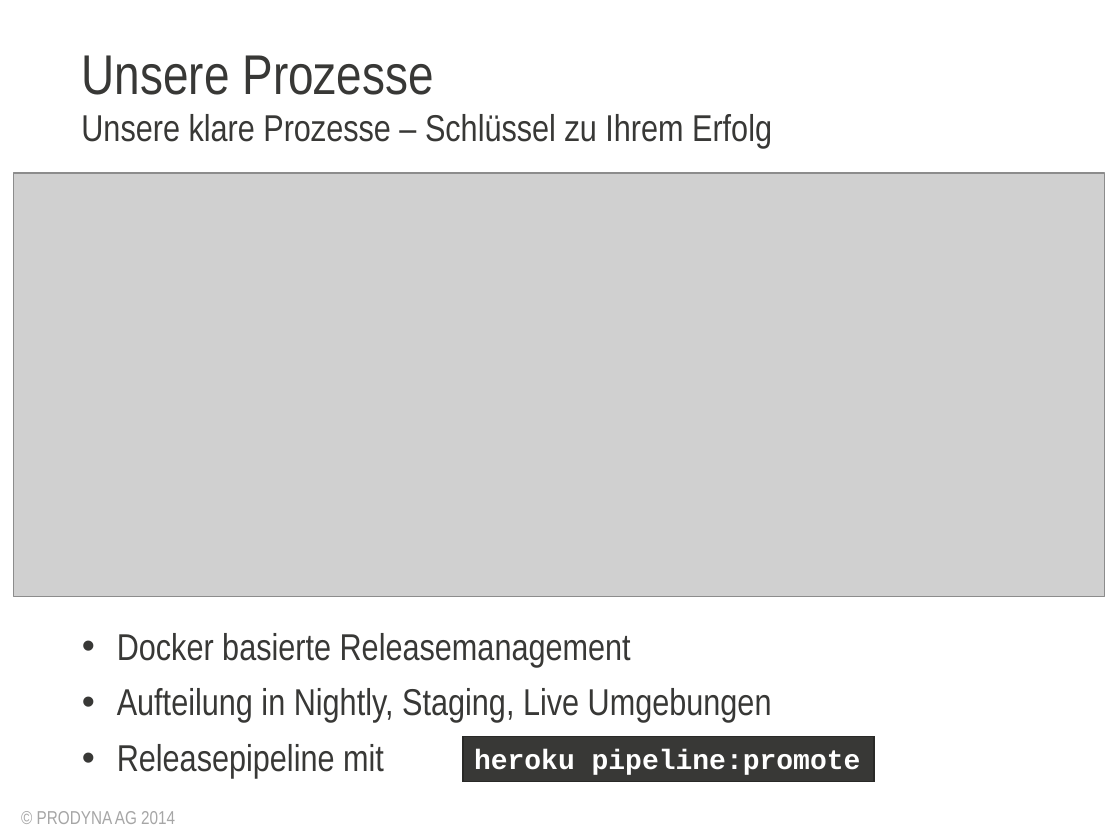
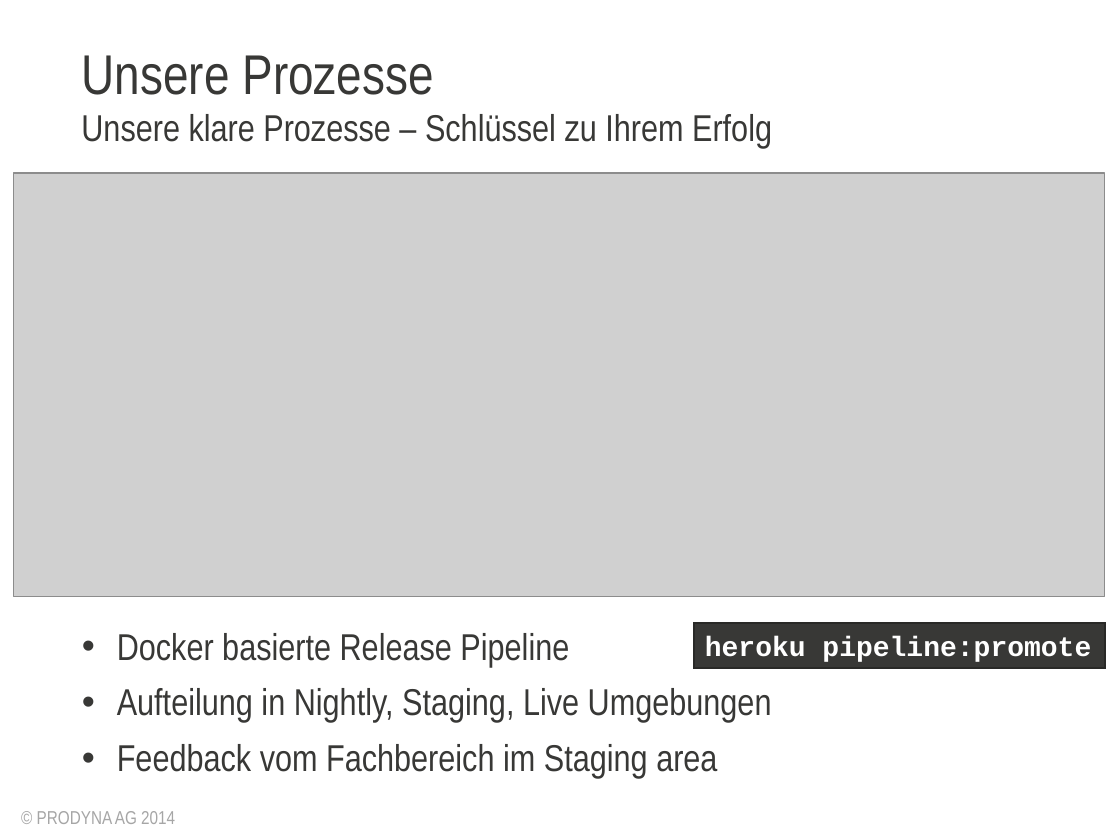
Before and after one commit to lagranovskiy/timetracker-server, a slide deck: slide 20 of doc/AbschlussPräsentation.pptx (slide 18 before the commit). Drawn at 1120x840 pixels with LibreOffice and Linux fonts; fonts in the diff are those of the drawing; grey boxes stand for pictures; background and template pictures are left out. Boxes give left, top, right and bottom in pixels: in the first picture for what was removed or moved away, otherwise in the second. Text is boxed around its words. In the diff, an @@ line names an element or a change of style, - is before the commit and + after.

```diff
--- a/doc/AbschlussPräsentation.pptx
+++ b/doc/AbschlussPräsentation.pptx
@@ rectangle "heroku pipeline:promote": place and size @@
-rectangle "heroku pipeline:promote" at [463,736,874,781]
+rectangle "heroku pipeline:promote" at [694,623,1105,668]
@@ text at [117,633,569,667]: text changed @@
-• Docker basierte Releasemanagement
+• Docker basierte Release Pipeline
@@ text at [117,744,717,778]: text changed @@
-• Releasepipeline mit
+• Feedback vom Fachbereich im Staging area
```
Also in this commit, not shown: 19 other slides changed, 3 slides added, 1 other file.
